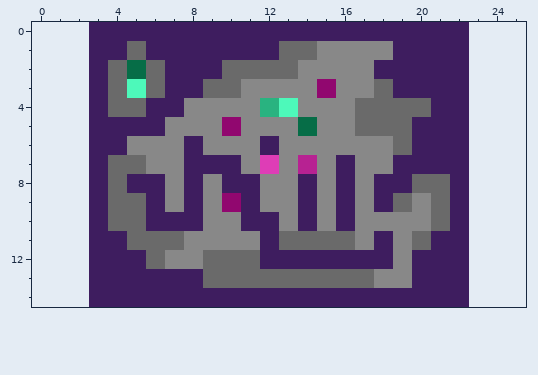
Pixel-art sprite, stored at gfx/map0.png. This is how it looked before the edit.
The file is 20x15 pixels. The old version is drawn lined up with the new one, on the new canvas.
After the commit:
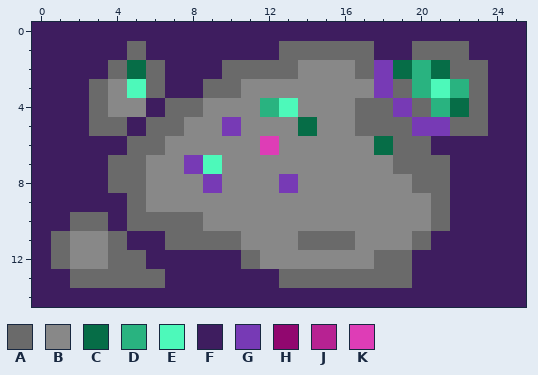
Palette (. is transparent): A #6a6a6a  B #888888  C #066d47  D #29b380  E #4df9ba  F #3e1d5f  G #773ab5  H #91076f  J #b72292  K #de3db6
Edits made:
{"change": "canvas 20x15 -> 26x15, the old top-left corner now at 3,0"}
{"y":0,"x":0,"old":"...","new":"FFF"}
{"y":0,"x":23,"old":"...","new":"FFF"}
{"y":1,"x":0,"old":"...","new":"FFF"}
{"y":1,"x":15,"old":"BBBB","new":"AAAF"}
{"y":1,"x":20,"old":"FFF...","new":"AAAFFF"}
{"y":2,"x":0,"old":"...","new":"FFF"}
{"y":2,"x":17,"old":"BFFFFF...","new":"AGCDCAAFF"}
{"y":3,"x":0,"old":"...FA","new":"FFFAB"}
{"y":3,"x":15,"old":"H","new":"B"}
{"y":3,"x":18,"old":"AFFFF...","new":"GADEDAFF"}
{"y":4,"x":0,"old":"...FAA","new":"FFFABB"}
{"y":4,"x":7,"old":"FB","new":"AA"}
{"y":4,"x":19,"old":"A","new":"G"}
{"y":4,"x":21,"old":"FF...","new":"DCAFF"}
{"y":5,"x":0,"old":"...FF","new":"FFFAA"}
{"y":5,"x":6,"old":"FB","new":"AA"}
{"y":5,"x":10,"old":"H","new":"G"}
{"y":5,"x":20,"old":"FFF...","new":"GGAAFF"}
{"y":6,"x":0,"old":"...","new":"FFF"}
{"y":6,"x":5,"old":"BB","new":"AA"}
{"y":6,"x":8,"old":"F","new":"B"}
{"y":6,"x":12,"old":"F","new":"K"}
{"y":6,"x":18,"old":"B","new":"C"}
{"y":6,"x":20,"old":"F","new":"A"}
{"y":6,"x":23,"old":"...","new":"FFF"}
{"y":7,"x":0,"old":"...","new":"FFF"}
{"y":7,"x":8,"old":"FFF","new":"GEB"}
{"y":7,"x":12,"old":"K","new":"B"}
{"y":7,"x":14,"old":"J","new":"B"}
{"y":7,"x":16,"old":"F","new":"B"}
{"y":7,"x":19,"old":"FFF","new":"AAA"}
{"y":7,"x":23,"old":"...","new":"FFF"}
{"y":8,"x":0,"old":"...","new":"FFF"}
{"y":8,"x":5,"old":"FF","new":"AB"}
{"y":8,"x":8,"old":"FBFF","new":"BGBB"}
{"y":8,"x":13,"old":"BF","new":"GB"}
{"y":8,"x":16,"old":"F","new":"B"}
{"y":8,"x":18,"old":"FF","new":"BB"}
{"y":8,"x":23,"old":"...","new":"FFF"}
{"y":9,"x":0,"old":"...","new":"FFF"}
{"y":9,"x":4,"old":"A","new":"F"}
{"y":9,"x":6,"old":"F","new":"B"}
{"y":9,"x":8,"old":"F","new":"B"}
{"y":9,"x":10,"old":"HF","new":"BB"}
{"y":9,"x":14,"old":"F","new":"B"}
{"y":9,"x":16,"old":"F","new":"B"}
{"y":9,"x":18,"old":"FA","new":"BB"}
{"y":9,"x":23,"old":"...","new":"FFF"}
{"y":10,"x":0,"old":"...FA","new":"FFAAF"}
{"y":10,"x":6,"old":"FFF","new":"AAA"}
{"y":10,"x":11,"old":"FF","new":"BB"}
{"y":10,"x":14,"old":"F","new":"B"}
{"y":10,"x":16,"old":"F","new":"B"}
{"y":10,"x":23,"old":"...","new":"FFF"}
{"y":11,"x":0,"old":"...FFAA","new":"FABBAFF"}
{"y":11,"x":8,"old":"BBB","new":"AAA"}
{"y":11,"x":12,"old":"FA","new":"BB"}
{"y":11,"x":18,"old":"F","new":"B"}
{"y":11,"x":23,"old":"...","new":"FFF"}
{"y":12,"x":0,"old":"...FFFABBAA","new":"FABBAAFFFFF"}
{"y":12,"x":12,"old":"FFFFFFFB","new":"BBBBBBAA"}
{"y":12,"x":23,"old":"...","new":"FFF"}
{"y":13,"x":0,"old":"...FFFF","new":"FFAAAAA"}
{"y":13,"x":9,"old":"AAAA","new":"FFFF"}
{"y":13,"x":18,"old":"BB","new":"AA"}
{"y":13,"x":23,"old":"...","new":"FFF"}
{"y":14,"x":0,"old":"...","new":"FFF"}
{"y":14,"x":23,"old":"...","new":"FFF"}
{"label":"changed","picture_box":[32,22,526,307]}
